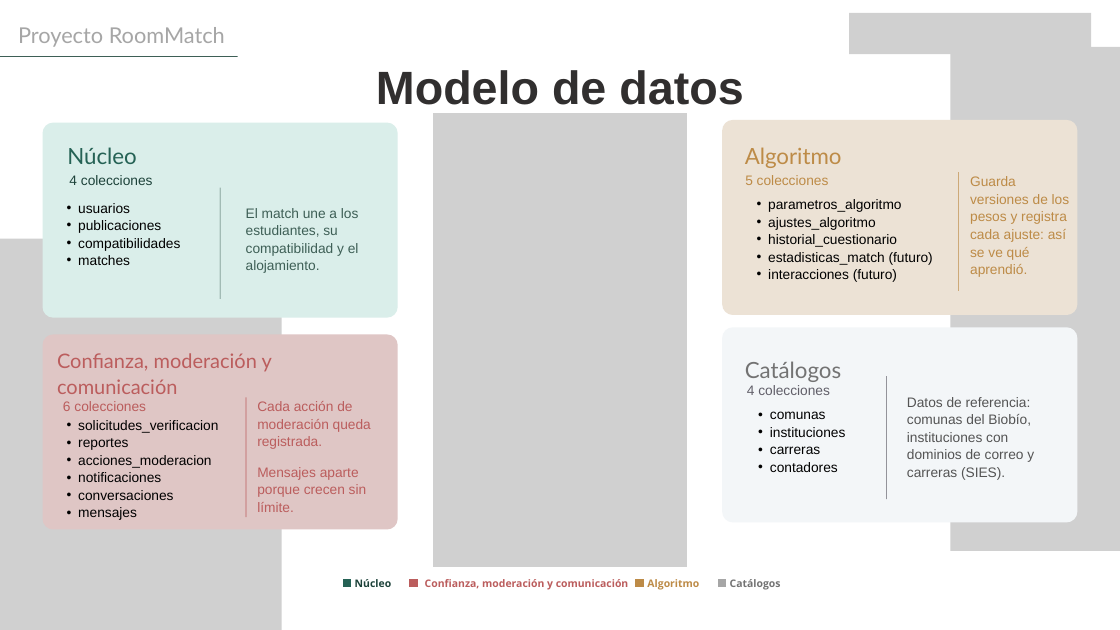
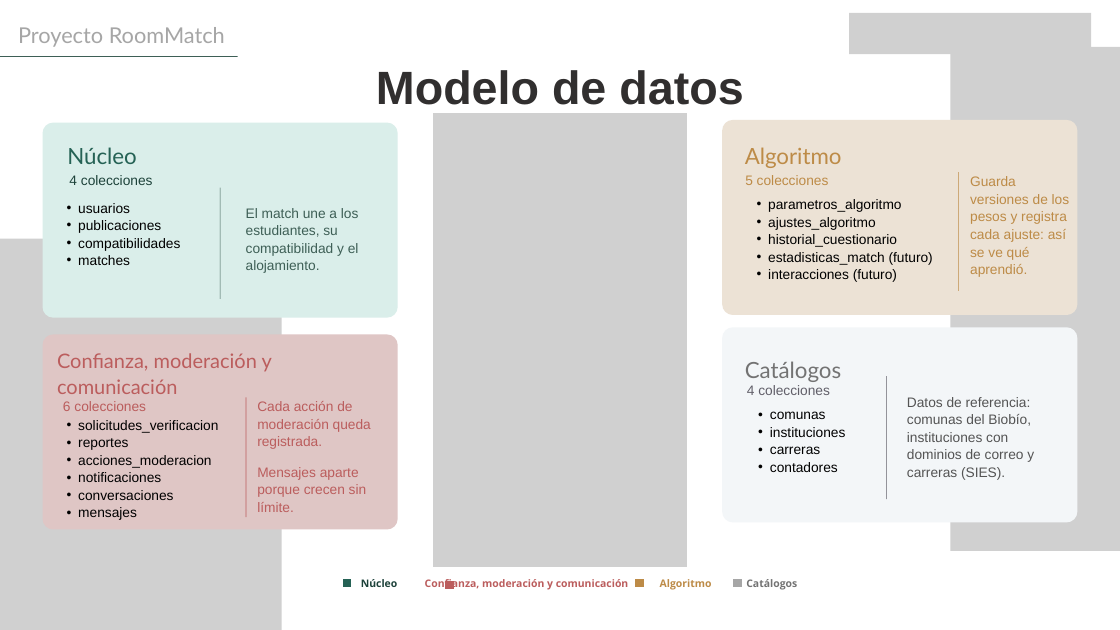
Before and after one commit to Moryab/Capstone, a slide deck: slide 10 of Fase 2/Evidencias Proyecto/Presentación Proyecto.pptx. Drawn at 1120x630 pixels with LibreOffice and Linux fonts; fonts in the diff are those of the drawing; grey boxes stand for pictures. Boxes give left, top, right and bottom in pixels: in the first picture for what was removed or moved away, otherwise in the second. Text is boxed around its words. In the diff, an @@ line names an element or a change of style, - is before the commit and + after.

```diff
--- a/Fase 2/Evidencias Proyecto/Presentación Proyecto.pptx
+++ b/Fase 2/Evidencias Proyecto/Presentación Proyecto.pptx
@@ text "Núcleo": place and size @@
-text "Núcleo" at <box>355,579,392,587</box>
+text "Núcleo" at <box>361,579,398,587</box>
@@ freeform shape: place and size @@
-freeform shape at <box>409,579,418,587</box>
+freeform shape at <box>445,581,454,589</box>
@@ text "Algoritmo": place and size @@
-text "Algoritmo" at <box>647,579,699,590</box>
+text "Algoritmo" at <box>660,579,712,590</box>
@@ text "Catálogos": place and size @@
-text "Catálogos" at <box>730,579,781,590</box>
+text "Catálogos" at <box>746,579,797,590</box>
@@ freeform shape: place and size @@
-freeform shape at <box>717,579,726,587</box>
+freeform shape at <box>734,579,742,587</box>
```
Also in this commit, not shown: 3 other slides changed.
